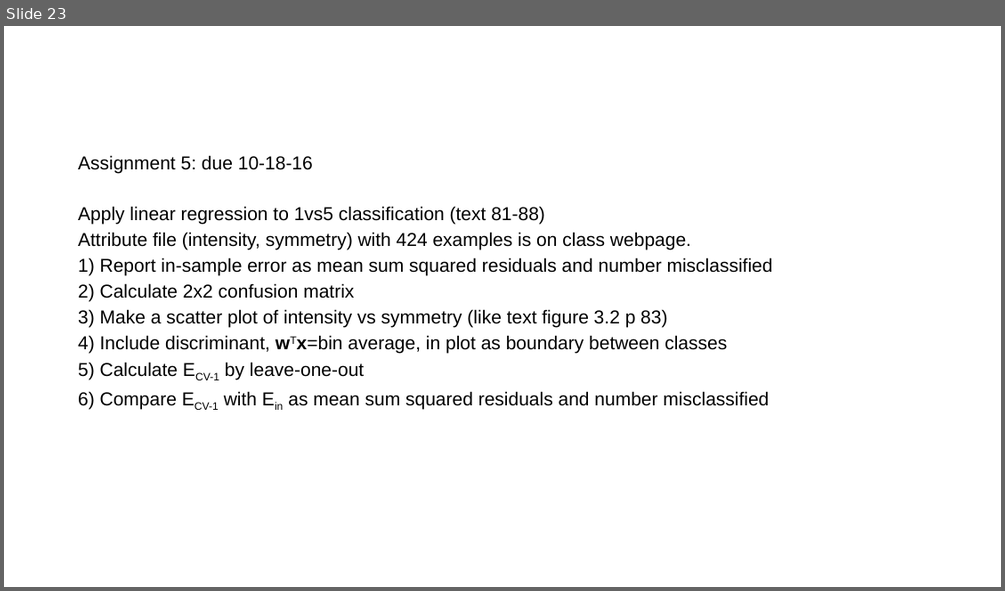
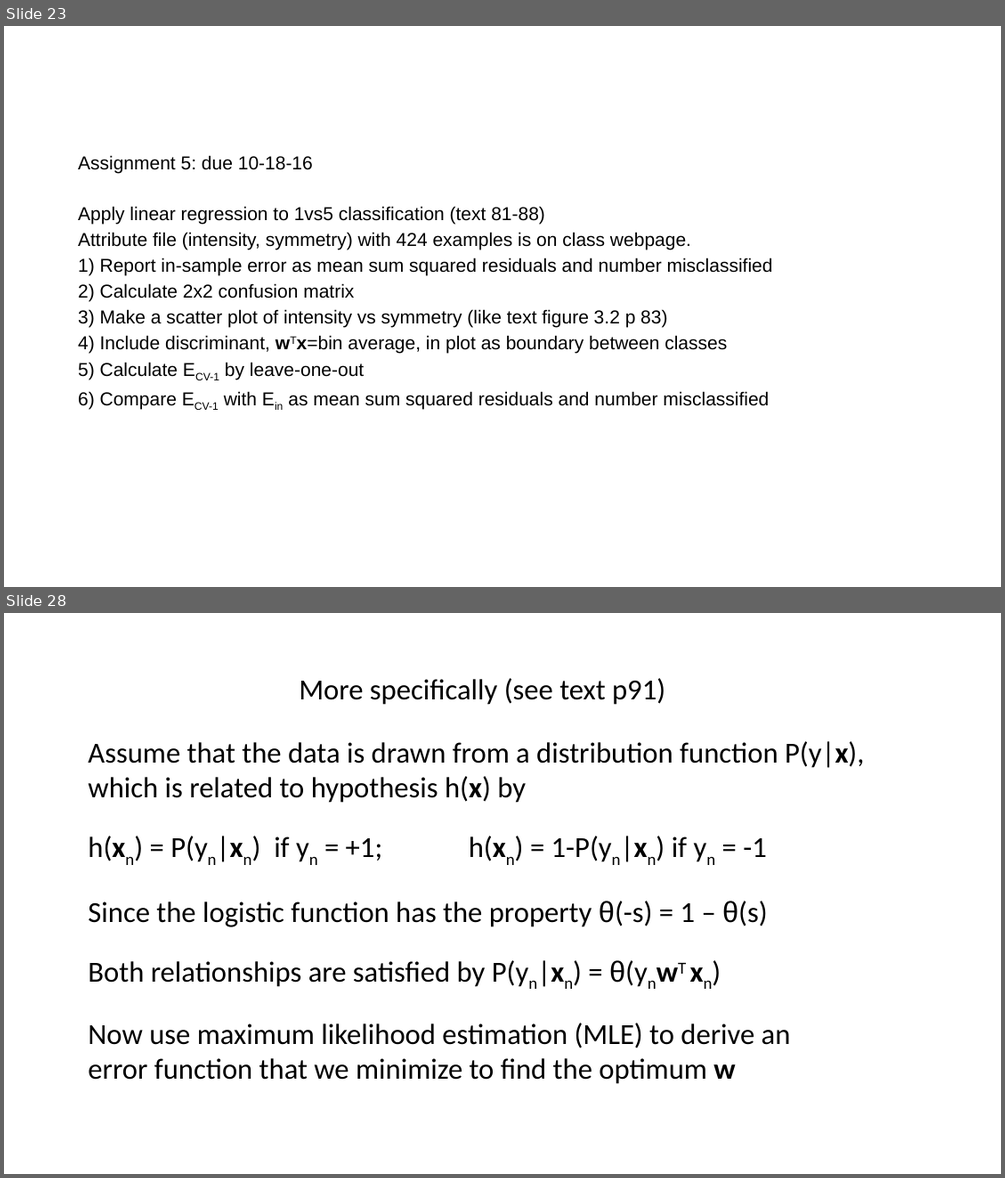
Before and after one commit to zhy9036/cs_2016_fall, a slide deck: 534_ANN/linear models.pptx. Shown one above the other, each under a label of ours: slide 23 before the commit, slides 23 and 28 after it; the slides between them are not shown. The pictures are 1005x591 and 1005x1178 pixels, drawn with LibreOffice and Linux fonts; fonts in the diff are those of the drawing. Boxes give left, top, right and bottom in pixels: in the first picture for what was removed or moved away, otherwise in the second. Text is boxed around its words. In the diff, an @@ line names an element or a change of style, - is before the commit and + after.

```diff
--- a/534_ANN/linear models.pptx
+++ b/534_ANN/linear models.pptx
@@ slide 28 added at (4,613,1001,1174), background #FFFFFF @@
@@ text added at (299,678,665,705), 28 pt, text #000000 @@
+More specifically (see text p91)
@@ text added at (88,741,864,1084), 28 pt, text #000000 @@
+Assume that the data is drawn from a distribution function P(y|x),
+which is related to hypothesis h(x) by
+h(xn) = P(yn|xn) if yn = +1; h(xn) = 1-P(yn|xn) if yn = -1
+Since the logistic function has the property θ(-s) = 1 – θ(s)
+Both relationships are satisfied by P(yn|xn) = θ(ynwT xn)
+Now use maximum likelihood estimation (MLE) to derive an
+error function that we minimize to find the optimum w
```
Also in this commit, not shown: 30 other slides added, 25 other files.
